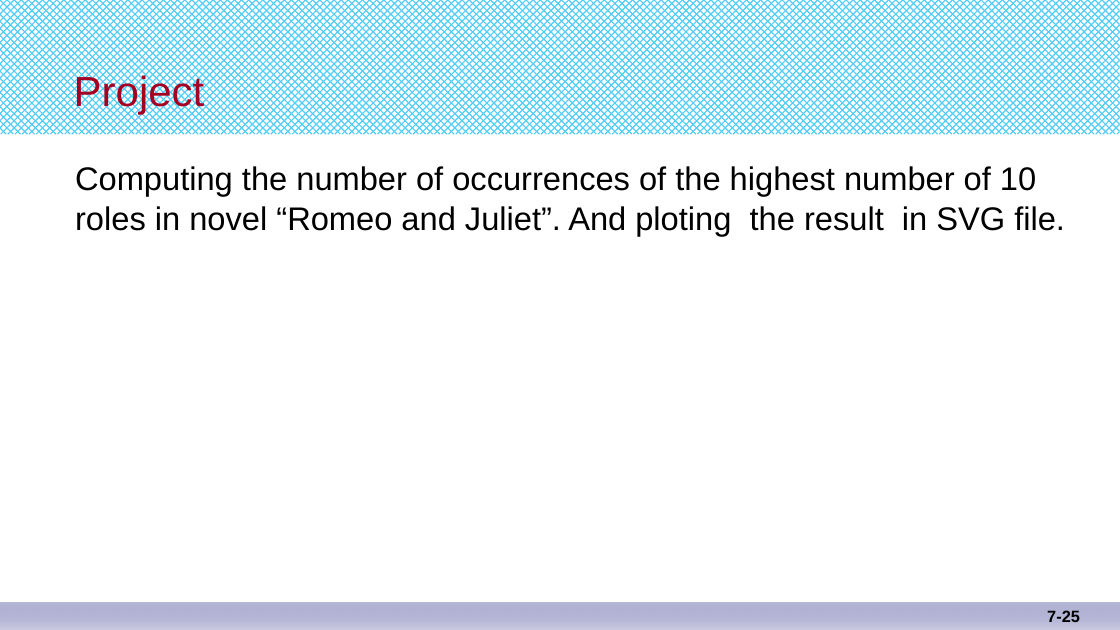
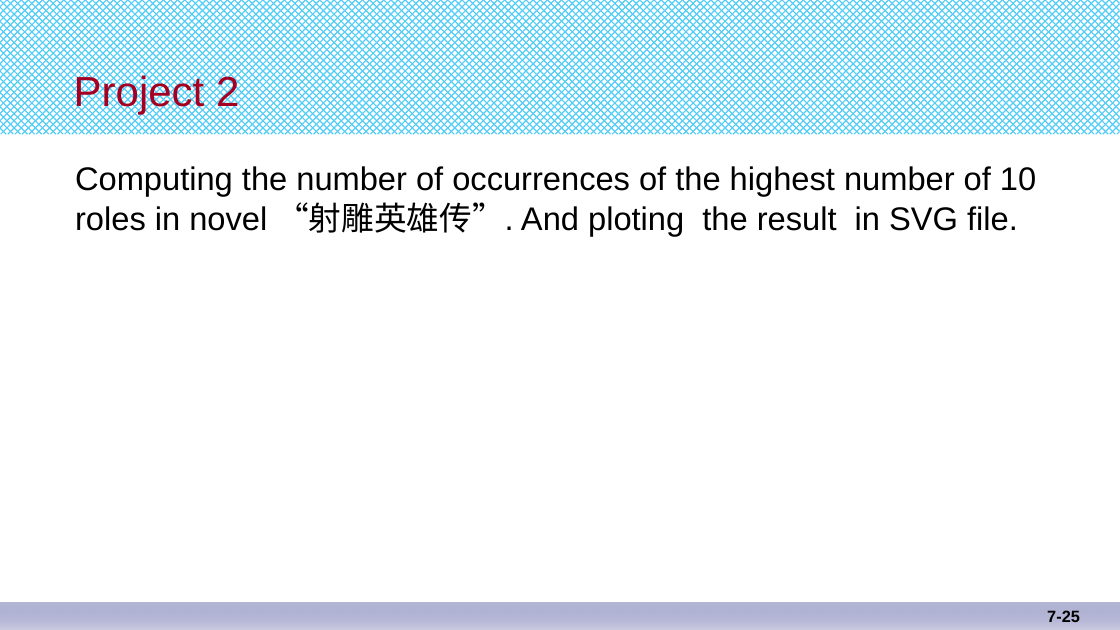
Before and after one commit to djuanbei/CPLUSPLUS, a slide deck: slide 25 of ppt/chapter 7.pptx. Drawn at 1120x630 pixels with LibreOffice and Linux fonts; fonts in the diff are those of the drawing. Boxes give left, top, right and bottom in pixels: in the first picture for what was removed or moved away, otherwise in the second. Text is boxed around its words. In the diff, an @@ line names an element or a change of style, - is before the commit and + after.

```diff
--- a/ppt/chapter 7.pptx
+++ b/ppt/chapter 7.pptx
@@ title at bbox=[74, 72, 239, 114]: text changed @@
-Project
+Project 2
@@ text at bbox=[75, 166, 1036, 236]: text changed @@
-Computing the number of occurrences of the highest number of 10 roles in novel “Romeo and Juliet”. And ploting the result in SVG file.
+Computing the number of occurrences of the highest number of 10 roles in novel “射雕英雄传”. And ploting the result in SVG file.
```
Also in this commit, not shown: 7 other files.
